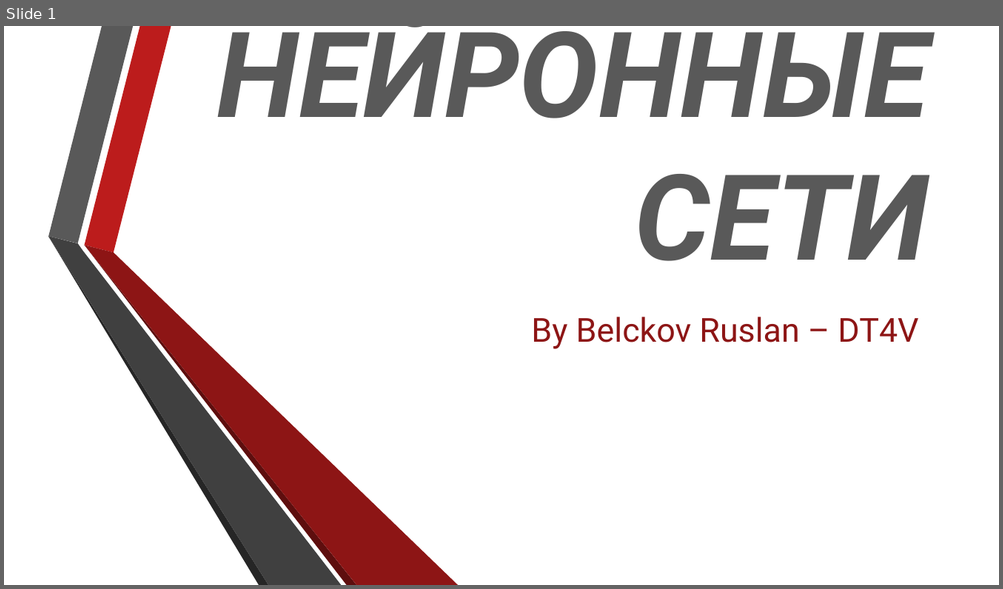
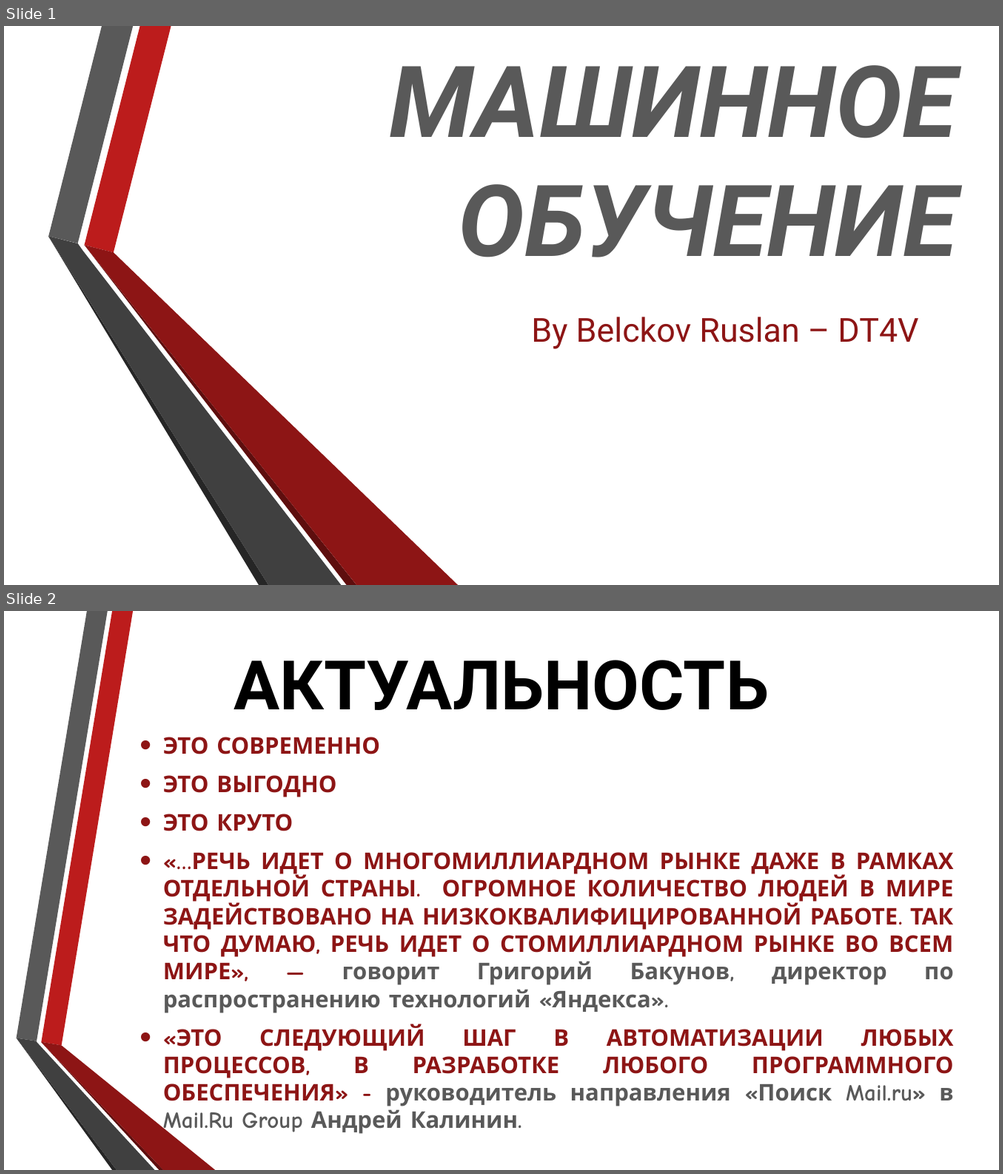
Before and after one commit to DanteTemplar/NPK, a slide deck: Нейронные Сети, Бельков.pptx. Shown one above the other, each under a label of ours: slide 1 before the commit, slides 1 and 2 after it. The pictures are 1003x589 and 1003x1174 pixels, drawn with LibreOffice and Linux fonts; fonts in the diff are those of the drawing; background and template pictures are left out. Boxes give left, top, right and bottom in pixels: in the first picture for what was removed or moved away, otherwise in the second. Text is boxed around its words. In the diff, an @@ line names an element or a change of style, - is before the commit and + after.

```diff
--- a/Нейронные Сети, Бельков.pptx
+++ b/Нейронные Сети, Бельков.pptx
@@ slide 2 added at box(4, 611, 999, 1170), background picture (left out) @@
@@ title added at box(233, 660, 768, 710), 66 pt, text #000000, bold @@
+АКТУАЛЬНОСТЬ
@@ text added at box(163, 737, 953, 1136), 22.2 pt, text #8D1515, bold @@
+• ЭТО СОВРЕМЕННО
+• ЭТО ВЫГОДНО
+• ЭТО КРУТО
+• «…РЕЧЬ ИДЕТ О МНОГОМИЛЛИАРДНОМ РЫНКЕ ДАЖЕ В РАМКАХ ОТДЕЛЬНОЙ СТРАНЫ. ОГРОМНОЕ КОЛИЧЕСТВО ЛЮДЕЙ В МИРЕ ЗАДЕЙСТВОВАНО НА НИЗКОКВАЛИФИЦИРОВАННОЙ РАБОТЕ. ТАК ЧТО ДУМАЮ, РЕЧЬ ИДЕТ О СТОМИЛЛИАРДНОМ РЫНКЕ ВО ВСЕМ МИРЕ», — говорит Григорий Бакунов, директор по распространению технологий «Яндекса».
+• «ЭТО СЛЕДУЮЩИЙ ШАГ В АВТОМАТИЗАЦИИ ЛЮБЫХ ПРОЦЕССОВ, В РАЗРАБОТКЕ ЛЮБОГО ПРОГРАММНОГО ОБЕСПЕЧЕНИЯ» - руководитель направления «Поиск Mail.ru» в Mail.Ru Group Андрей Калинин.
@@ group added at box(16, 611, 215, 1170): 6 freeform shapes @@
@@ slide 1 changed as well @@
@@ title at box(389, 65, 956, 258): text changed; size 115 to 96 pt @@
-НЕЙРОННЫЕ СЕТИ
+МАШИННОЕ ОБУЧЕНИЕ
```
Also in this commit, not shown: 3 other slides changed, 13 other slides added, 9 slides removed, 1 other file.
